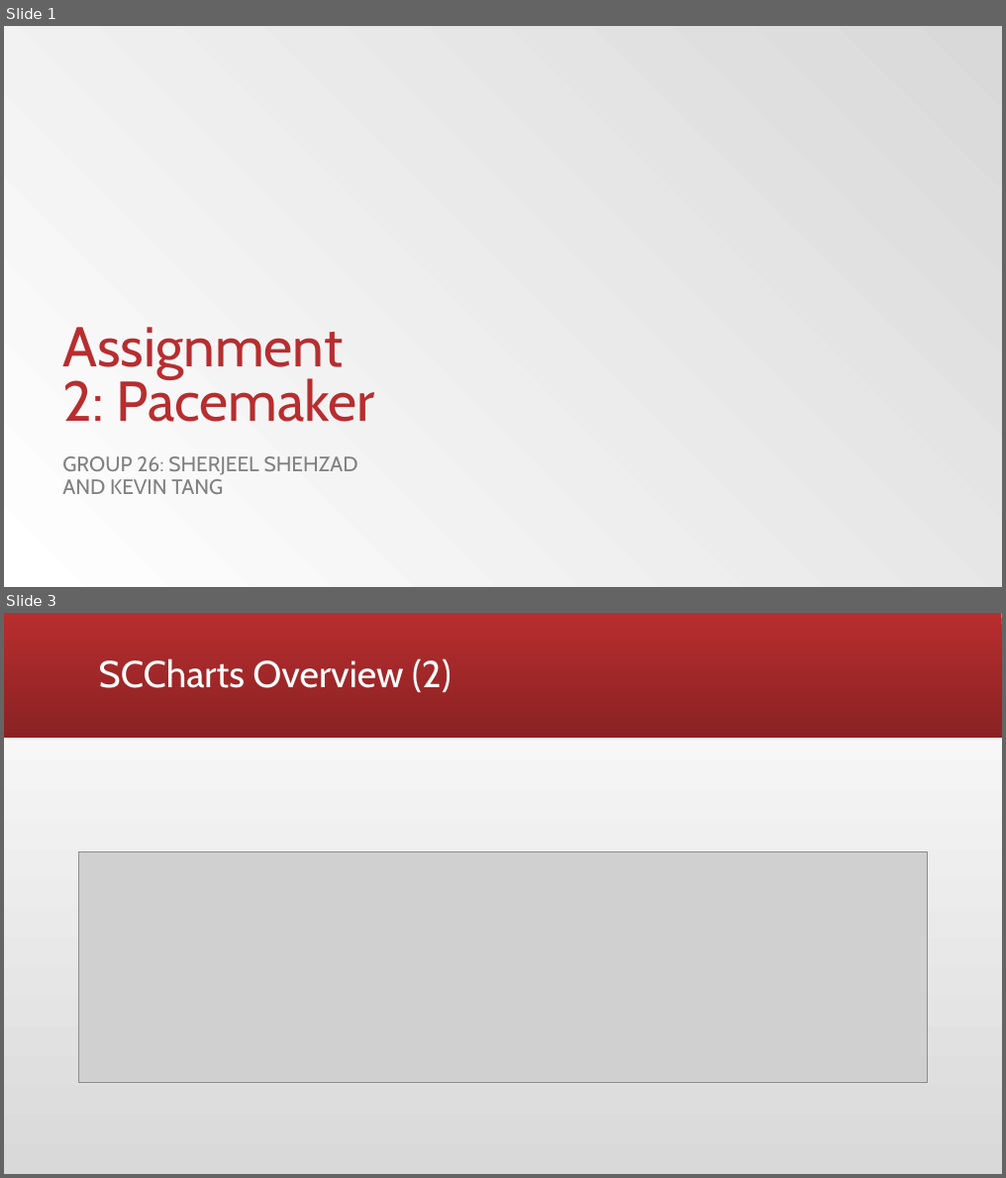
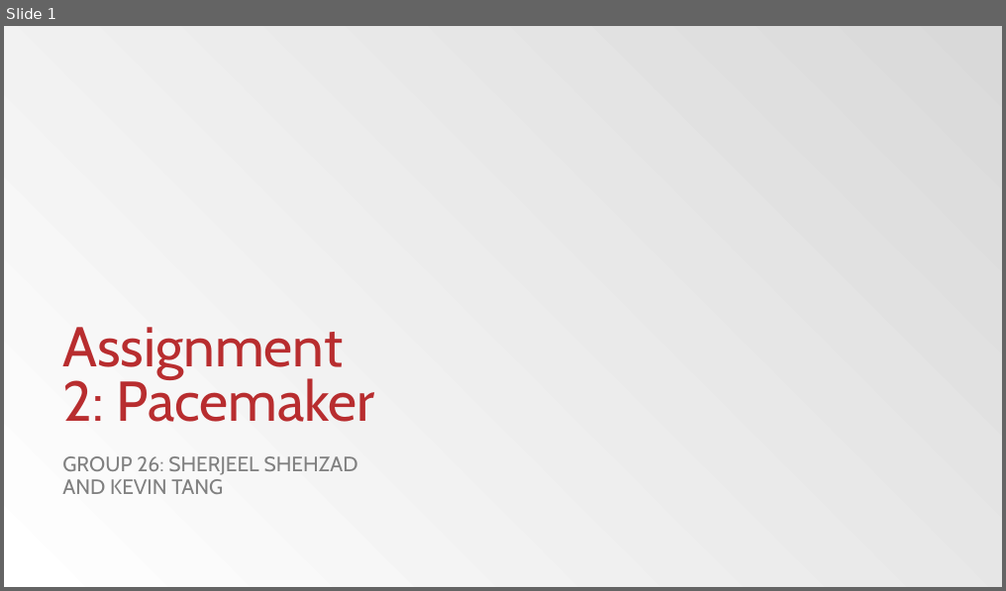
Before and after one commit to sherjeelshehzad/pacemaker, a slide deck: Assignment 2.pptx. Shown one above the other, each under a label of ours: slides 1 and 3 before the commit, slide 1 after it; the slides between them are not shown. The pictures are 1006x1178 and 1006x591 pixels, drawn with LibreOffice and Linux fonts; fonts in the diff are those of the drawing; grey boxes stand for pictures; background and template pictures are left out. Boxes give left, top, right and bottom in pixels: in the first picture for what was removed or moved away, otherwise in the second. Text is boxed around its words. In the diff, an @@ line names an element or a change of style, - is before the commit and + after.

Commit message:
reupload to fix sccharts glitch

```diff
--- a/Assignment 2.pptx
+++ b/Assignment 2.pptx
@@ slide 3 removed at [4,613,1002,1174], background gradient #D9D9D9 to #FFFFFF @@
@@ rectangle removed at [4,613,1002,738] @@
@@ title removed at [99,659,451,692] @@
-SCCharts Overview (2)
@@ picture removed at [78,853,928,1082] @@
```
Also in this commit, not shown: 4 slides changed, 3 slides added, 3 other slides removed, 4 other files.
